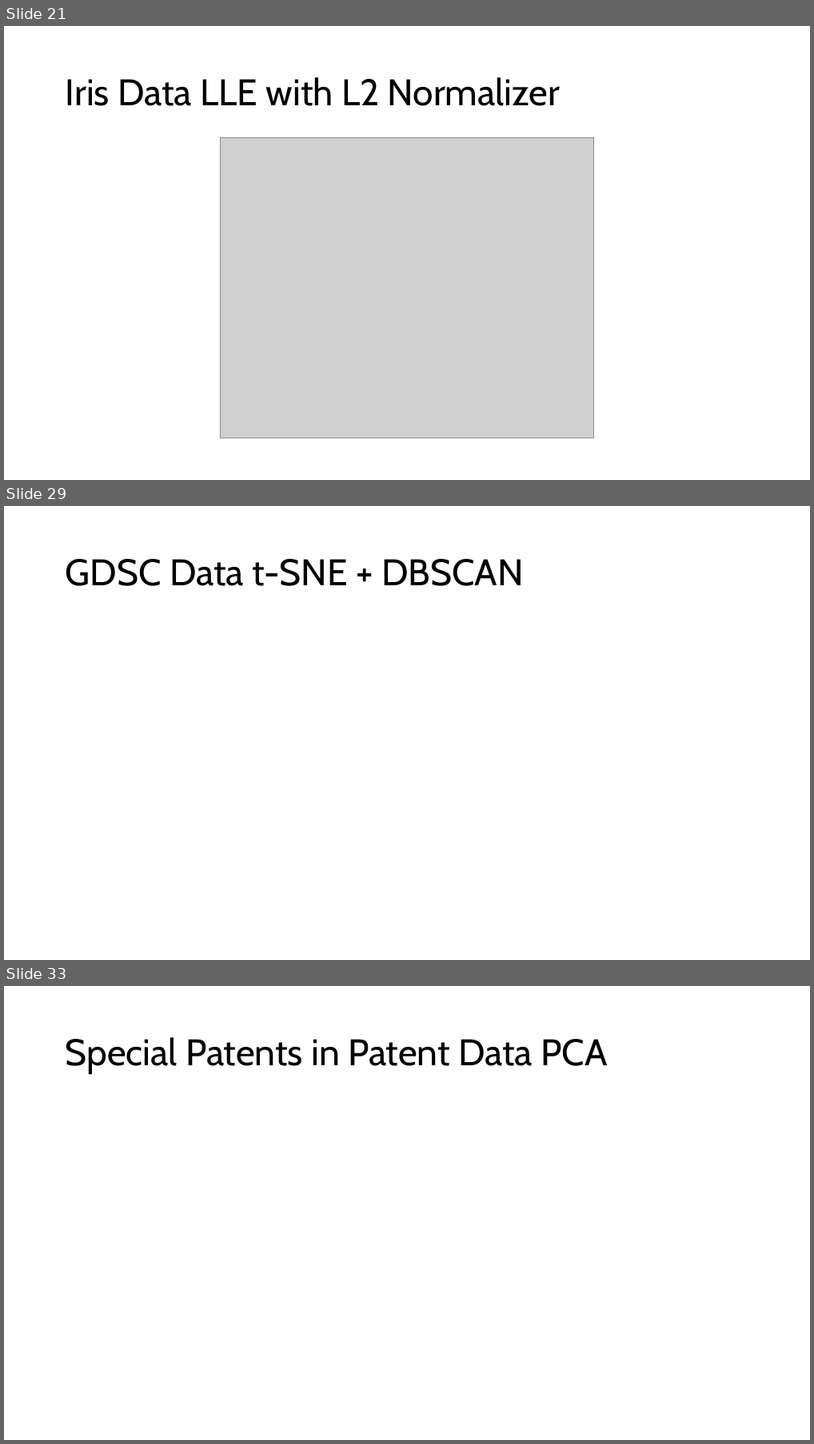
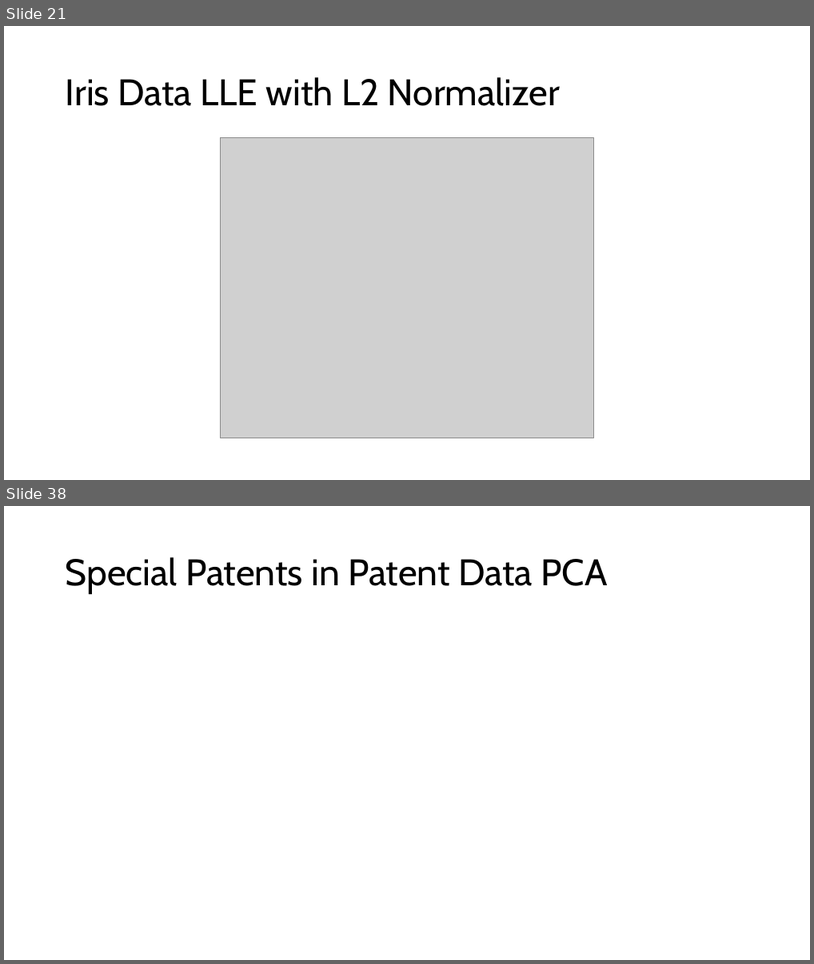
Before and after one commit to Brennan-Chan/Big-Data-Project-1, a slide deck: Deliverables/Big Data Project 1.pptx. Shown one above the other, each under a label of ours: slides 21, 29 and 33 before the commit, slides 21 and 38 after it; the slides between them are not shown. The pictures are 814x1444 and 814x964 pixels, drawn with LibreOffice and Linux fonts; fonts in the diff are those of the drawing; grey boxes stand for pictures. Boxes give left, top, right and bottom in pixels: in the first picture for what was removed or moved away, otherwise in the second. Text is boxed around its words. In the diff, an @@ line names an element or a change of style, - is before the commit and + after.

```diff
--- a/Deliverables/Big Data Project 1.pptx
+++ b/Deliverables/Big Data Project 1.pptx
@@ slide 29 removed at <box>4,506,810,960</box>, background #FFFFFF @@
@@ title removed at <box>66,559,523,586</box> @@
-GDSC Data t-SNE + DBSCAN
@@ what was slide 33 is now slide 38 @@
```
Also in this commit, not shown: 2 slides changed, 15 slides added, 9 other slides removed, 3 other files.
